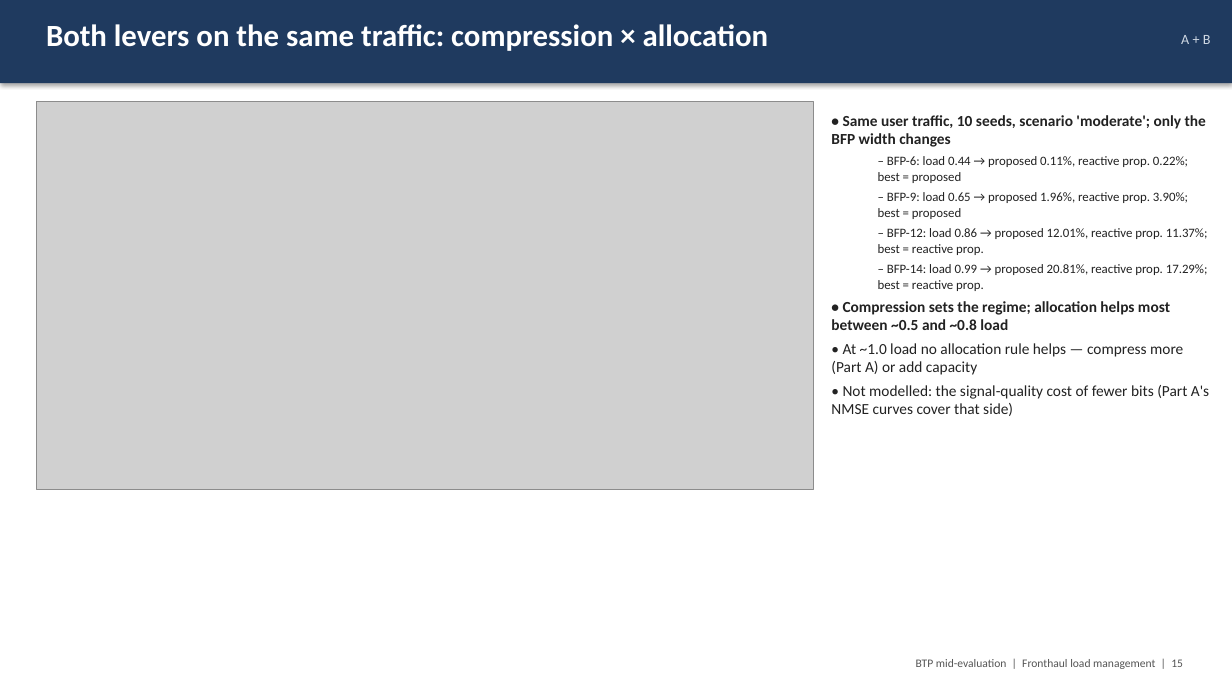
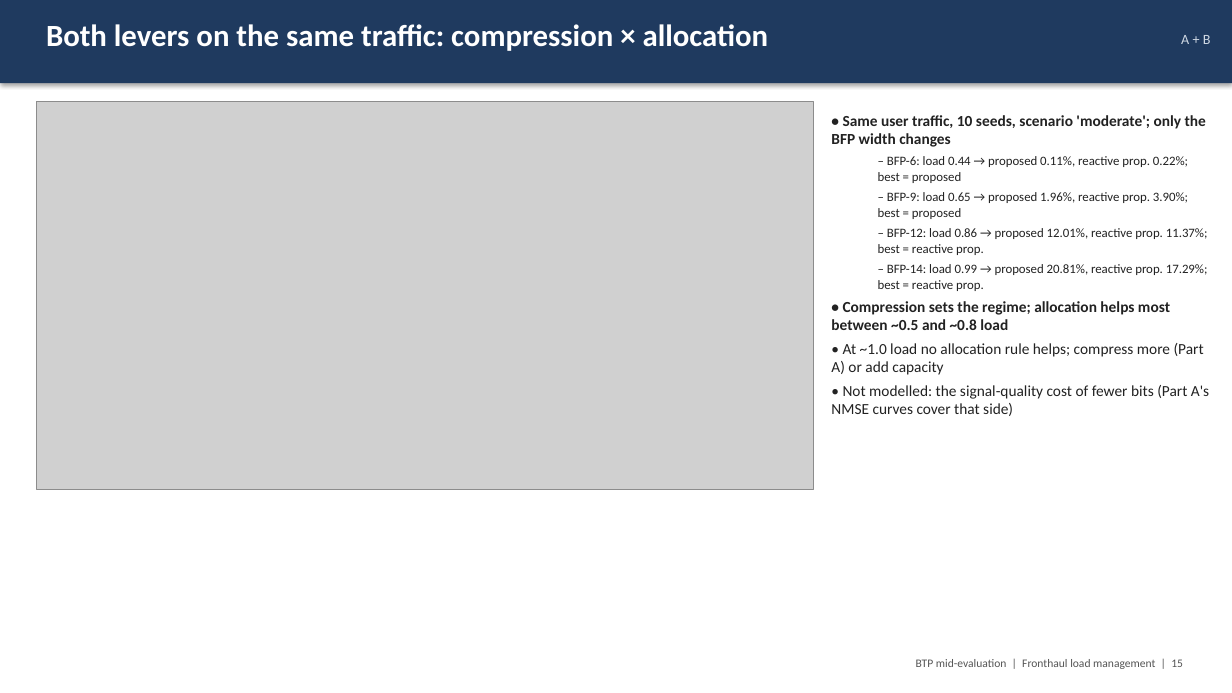
Before and after one commit to Harshvardhan-To1/BTP, a slide deck: slide 15 of docs/fhlm/BTP_midterm_fronthaul_load_management.pptx. Drawn at 1232x693 pixels with LibreOffice and Linux fonts; fonts in the diff are those of the drawing; grey boxes stand for pictures. Boxes give left, top, right and bottom in pixels: in the first picture for what was removed or moved away, otherwise in the second. Text is boxed around its words. In the diff, an @@ line names an element or a change of style, - is before the commit and + after.

```diff
--- a/docs/fhlm/BTP_midterm_fronthaul_load_management.pptx
+++ b/docs/fhlm/BTP_midterm_fronthaul_load_management.pptx
@@ text at <box>831,343,1204,375</box>: text changed @@
-• At ~1.0 load no allocation rule helps — compress more (Part A) or add capacity
+• At ~1.0 load no allocation rule helps; compress more (Part A) or add capacity
```
Also in this commit, not shown: 19 other slides changed, 22 other files.
